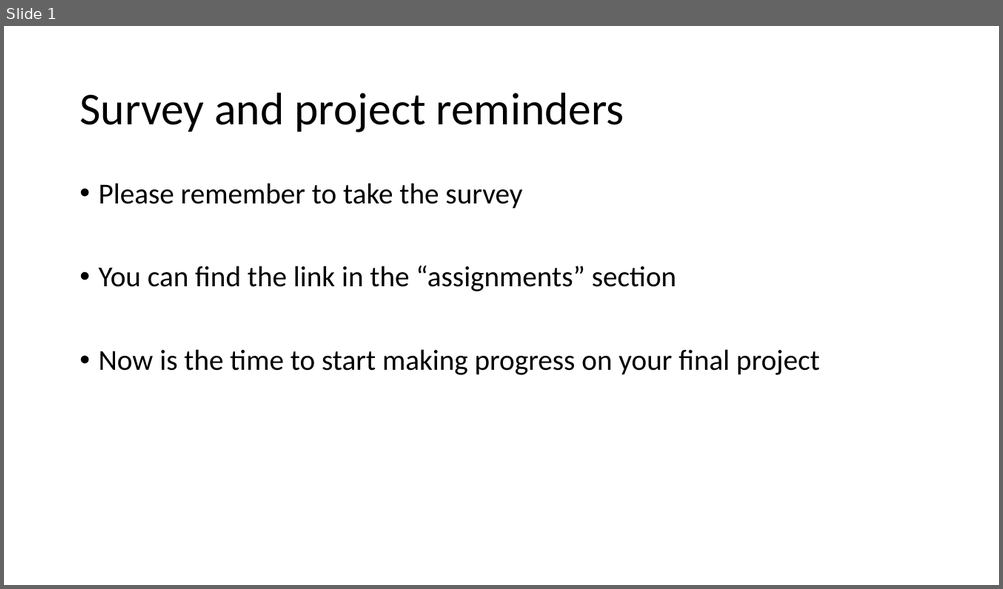
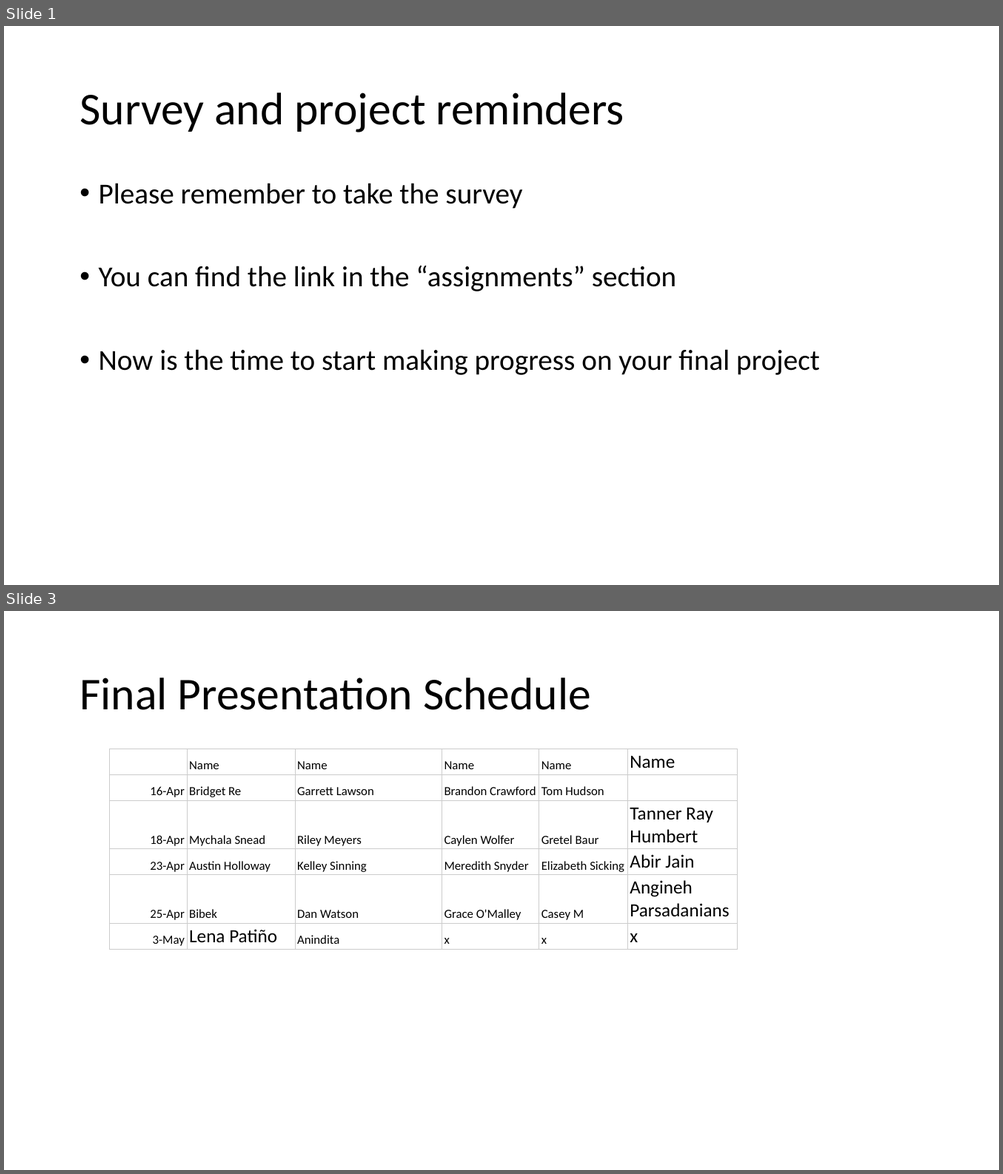
Before and after one commit to VTQuantMethodsEEB/klangwig, a slide deck: lectures/week_11_model_selection/le11_assignment.pptx. Shown one above the other, each under a label of ours: slide 1 before the commit, slides 1 and 3 after it; the slides between them are not shown. The pictures are 1003x589 and 1003x1174 pixels, drawn with LibreOffice and Linux fonts; fonts in the diff are those of the drawing. Boxes give left, top, right and bottom in pixels: in the first picture for what was removed or moved away, otherwise in the second. Text is boxed around its words. In the diff, an @@ line names an element or a change of style, - is before the commit and + after.

```diff
--- a/lectures/week_11_model_selection/le11_assignment.pptx
+++ b/lectures/week_11_model_selection/le11_assignment.pptx
@@ slide 3 added at <box>4,611,999,1170</box>, background #FFFFFF @@
@@ title added at <box>79,678,591,710</box>, 44 pt, text #000000 @@
+Final Presentation Schedule
@@ table added at <box>109,749,737,949</box>, 6 rows, 6 columns @@
+ | Name | Name | Name | Name | Name
+16-Apr | Bridget Re | Garrett Lawson | Brandon Crawford | Tom Hudson | 
+18-Apr | Mychala Snead | Riley Meyers | Caylen Wolfer | Gretel Baur | Tanner Ray Humbert
+23-Apr | Austin Holloway | Kelley Sinning | Meredith Snyder | Elizabeth Sicking | Abir Jain
+25-Apr | Bibek | Dan Watson | Grace O'Malley | Casey M | Angineh Parsadanians
+3-May | Lena Patiño | Anindita | x | x | x
```
Also in this commit, not shown: 2 slides changed, 2 other slides added, 1 slide removed, 4 other files.
